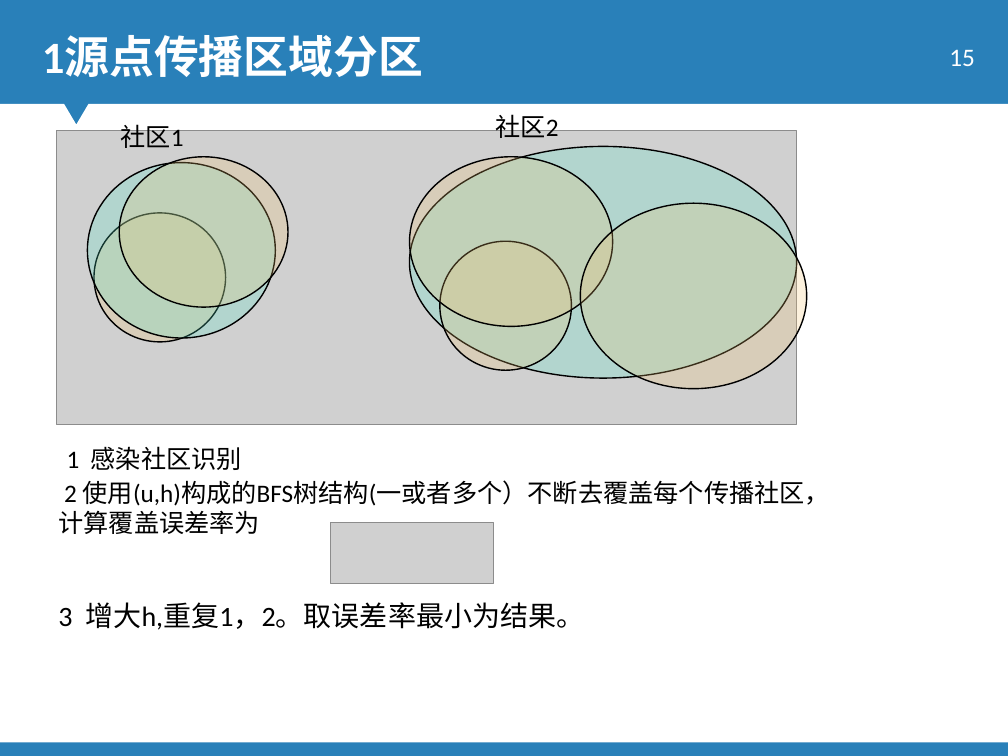
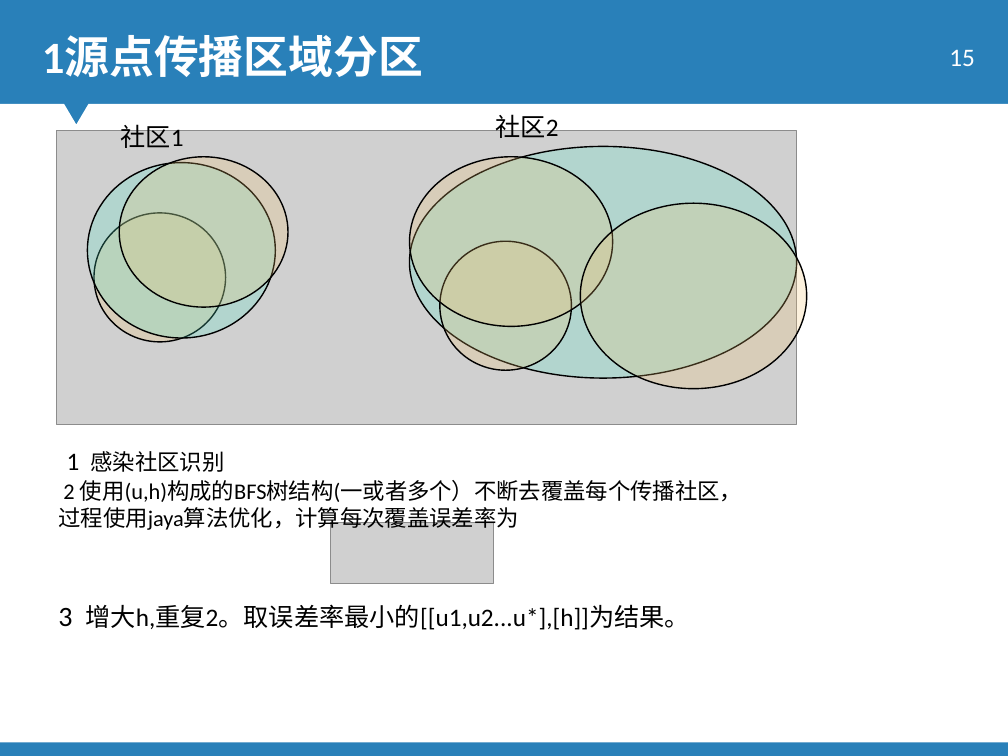
Before and after one commit to 15779235038/mypaper, a slide deck: slide 15 of jarden_center/main_code/single-multiple-source/baseon_setCover/鲍志强.pptx. Drawn at 1008x756 pixels with LibreOffice and Linux fonts; fonts in the diff are those of the drawing; grey boxes stand for pictures; background and template pictures are left out. Boxes give left, top, right and bottom in pixels: in the first picture for what was removed or moved away, otherwise in the second. Text is boxed around its words. In the diff, an @@ line names an element or a change of style, - is before the commit and + after.

```diff
--- a/jarden_center/main_code/single-multiple-source/baseon_setCover/鲍志强.pptx
+++ b/jarden_center/main_code/single-multiple-source/baseon_setCover/鲍志强.pptx
@@ text "1 感染社区识别" at [67,451,225,472]: size 18 to 16 pt in "感染社区识别" @@
@@ text at [58,507,518,531]: text changed; size 18 to 16 pt @@
-计算覆盖误差率为
+过程使用jaya算法优化，计算每次覆盖误差率为
@@ text at [63,480,742,502]: size 18 to 16 pt in "2 使用(u,h)构成的BFS树结构(一或者多个）不断去覆盖每个传播社区，" @@
@@ text at [58,604,690,630]: text changed; size 20 to 18 pt @@
-3 增大h,重复1，2。取误差率最小为结果。
+3 增大h,重复2。取误差率最小的[[u1,u2...u*],[h]]为结果。
```
Also in this commit, not shown: 4 other slides changed, 1 slide added, 14 other files.
